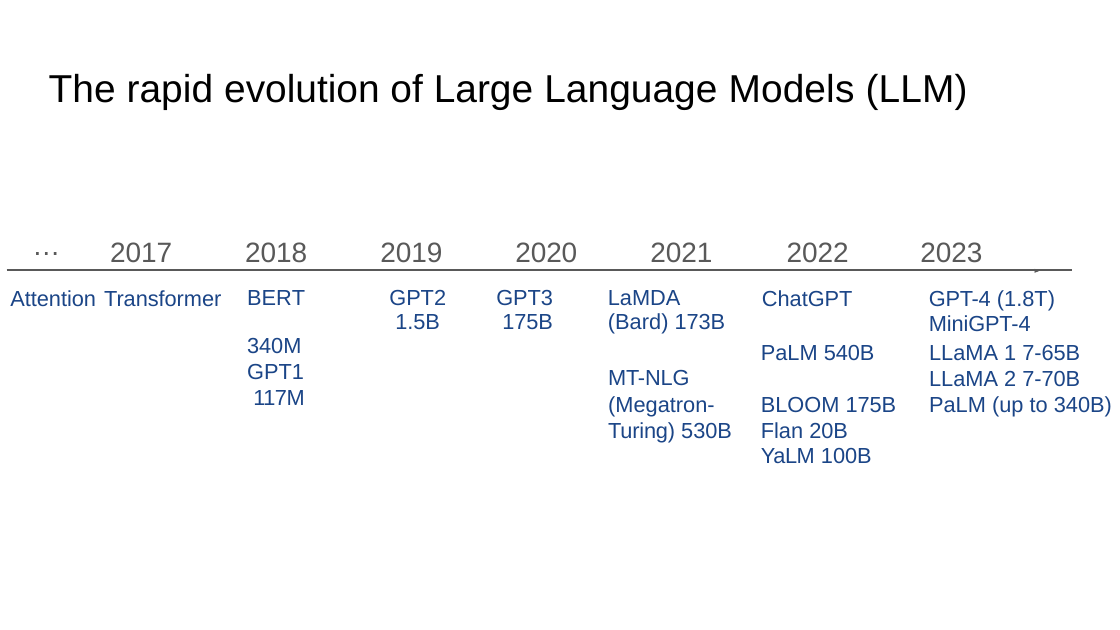
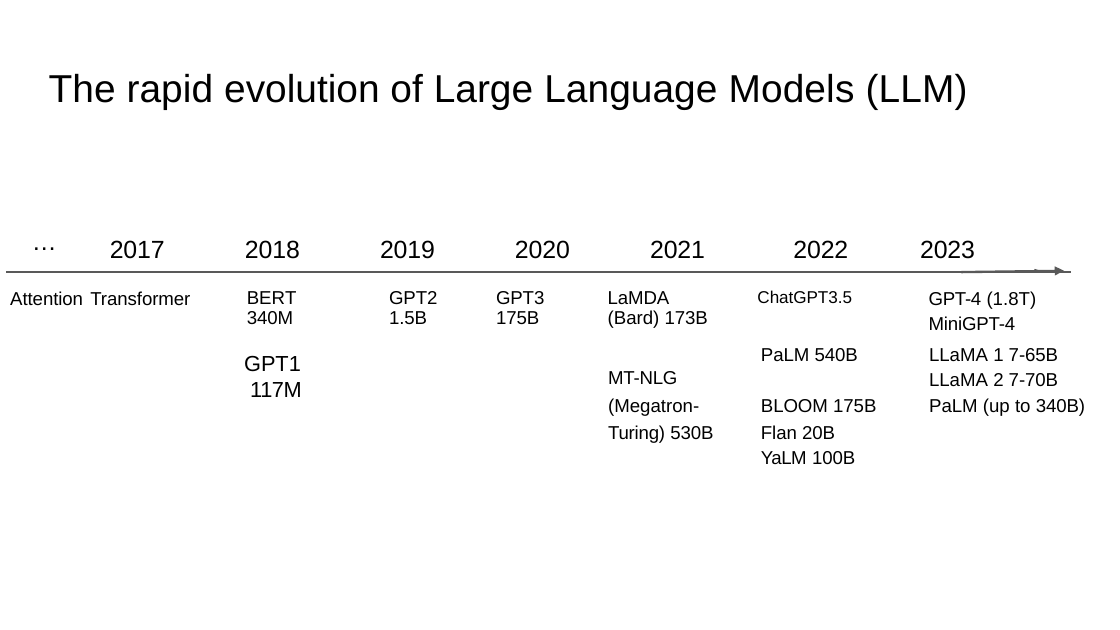
Before and after one commit to tmehtiyev2019/llm-api-tm, a slide deck: slide 3 of Project Presentation-Tural Mehtiyev.pptx. Drawn at 1120x630 pixels with LibreOffice and Linux fonts; fonts in the diff are those of the drawing; background and template pictures are left out. Boxes give left, top, right and bottom in pixels: in the first picture for what was removed or moved away, otherwise in the second. Text is boxed around its words. In the diff, an @@ line names an element or a change of style, - is before the commit and + after.

Commit message:
Update presentation

```diff
--- a/Project Presentation-Tural Mehtiyev.pptx
+++ b/Project Presentation-Tural Mehtiyev.pptx
@@ table at box(7, 225, 1072, 342) @@
-row 2, column 7: ChatGPT
+row 2, column 7: ChatGPT3.5
@@ size 18 to 16 pt, text colour #595959 to #000000 in "…", "2017", "2018", "2019" and 4 more places @@
@@ size 14 to 12 pt, text colour #1B4587 to #000000 in "Attention Transformer", "BERT 340M", "GPT2 1.5B", "GPT3 175B" and 3 more places @@
@@ table: place and size @@
-table at box(7, 231, 1072, 358)
+table at box(7, 225, 1072, 342)
@@ arrow added from (961, 272) to (1064, 271), #595959 1.5 pt @@
@@ text "GPT1 117M": place and size @@
-text "GPT1 117M" at box(247, 363, 305, 405)
+text "GPT1 117M" at box(244, 355, 302, 397)
@@ text "GPT1 117M" at box(244, 355, 302, 397): text colour #1B4587 to #000000 @@
@@ table at box(385, 340, 1116, 469) @@
@@ size 14 to 12 pt, text colour #1B4587 to #000000 @@
```
Also in this commit, not shown: 2 other slides changed, 2 slides removed.
